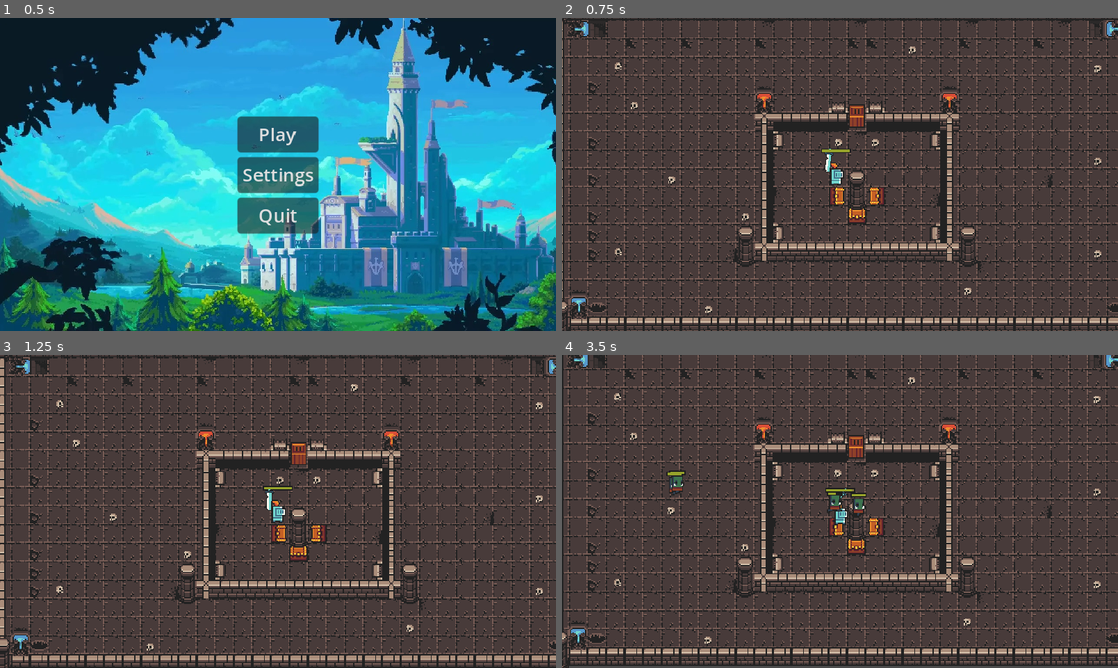
Above: before the commit, frames 1-4 (two rows, left to right).
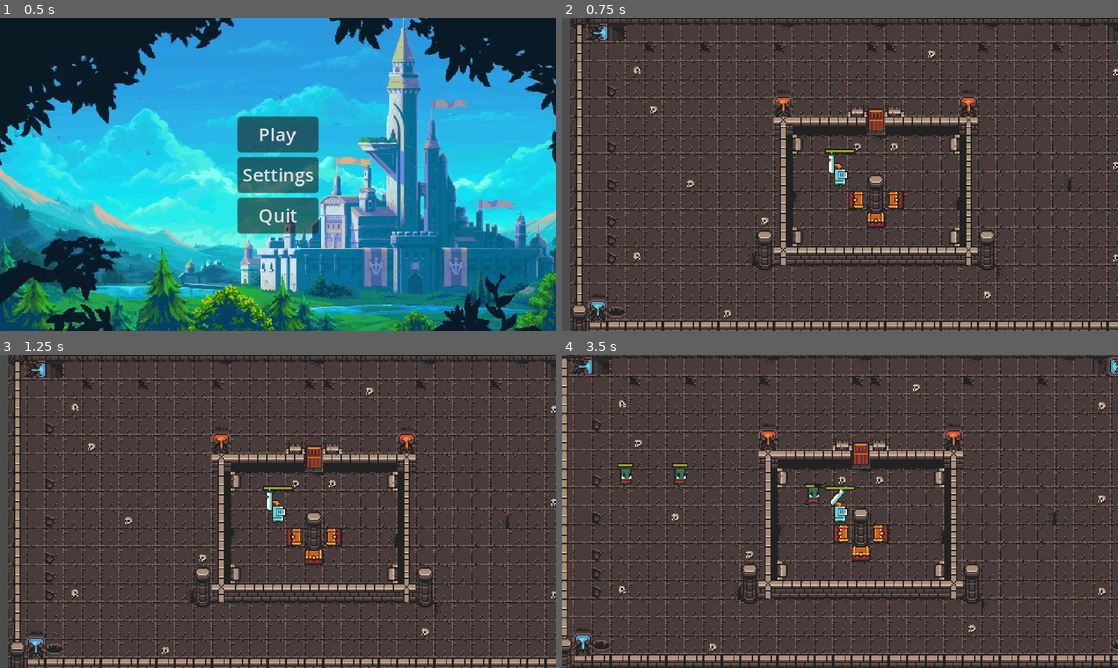
Above: after the commit, the same moments.

Repository: baieteala/simulare
Game: Godot game, scene res://scenes/Menu/Menu.tscn
The game is run twice, just before and just after one commit, with the same random seed, the same clock (stepped at 60 frames per second) and the same inputs.
Inputs (mouse positions are in pixels of both pictures, inside the frame that each line leads up to):
- Up to frame 1 (0.5 s): no input
- Up to frame 2 (0.75 s): click "Play" at 0.5 s
- Up to frame 3 (1.25 s): no input
- Up to frame 4 (3.5 s): move the mouse to (962, 495) at 1.27 s; hold D (right) 1.28-2.03 s; tap Space (ui_select) at 1.52, 2.27 s; move the mouse to (728, 527) at 2.02 s; hold S (down) 2.03-2.78 s; move the mouse to (895, 442) at 2.77 s; hold D (right) from 2.78 s (still down)

Frame 1 is identical in both runs. In frame 2, 42% of the frame differs, in the area x 0-100%, y 0-100%; in frame 3, 48%; in frame 4, 50%.

Commit message:
whole lotta changes

Diff:
--- a/proiect-simulare/Game.gd
+++ b/proiect-simulare/Game.gd
@@ -1,6 +1,6 @@
 extends Node2D
 
-@onready var pause_menu = $Player/PauseMenu
+@onready var pause_menu = $PauseMenu
 
 @onready var timer = get_node("Timer")
 var state = false
--- a/proiect-simulare/Game.tscn
+++ b/proiect-simulare/Game.tscn
@@ -1,8 +1,7 @@
-[gd_scene load_steps=5 format=3 uid="uid://d2a41nqkxmcw7"]
+[gd_scene load_steps=4 format=3 uid="uid://d2a41nqkxmcw7"]
 
 [ext_resource type="PackedScene" uid="uid://dw87yomj4hlsk" path="res://scenes/Rooms/EntryRoom.tscn" id="1_04kkj"]
 [ext_resource type="Script" path="res://Game.gd" id="1_r58b4"]
-[ext_resource type="PackedScene" uid="uid://cf3apfmjgsdjf" path="res://scenes/Characters/Player/player.tscn" id="2_qb02i"]
 [ext_resource type="PackedScene" uid="uid://cn6aqeu2v6qlb" path="res://scenes/Menu/PauseMenu.tscn" id="4_33v5x"]
 
 [node name="Game" type="Node2D"]
@@ -15,19 +14,16 @@
 [node name="NavigationRegion2D" type="NavigationRegion2D" parent="."]
 constrain_avoidance = true
 
-[node name="Player" parent="." instance=ExtResource("2_qb02i")]
-position = Vector2(98, 112)
-
-[node name="PauseMenu" parent="Player" instance=ExtResource("4_33v5x")]
+[node name="PauseMenu" parent="." instance=ExtResource("4_33v5x")]
 process_mode = 2
 visible = false
 anchors_preset = -1
 anchor_right = 0.0
 anchor_bottom = 0.0
-offset_left = 9.0
-offset_top = 9.0
-offset_right = 9.0
-offset_bottom = 9.0
+offset_left = 107.0
+offset_top = 121.0
+offset_right = 107.0
+offset_bottom = 121.0
 
 [node name="Timer" type="Timer" parent="."]
 process_callback = 0
--- a/proiect-simulare/Utils/GlobalVariables.gd
+++ b/proiect-simulare/Utils/GlobalVariables.gd
@@ -1,3 +1,17 @@
 extends Node
 
 var num_of_enemies := 0
+
+const secondRoom = preload("res://scenes/Rooms/SecondRoom.tscn")
+const bossRoom = preload("res://scenes/Rooms/BossRoom.tscn")
+var destination
+
+func goToRoom(destination):
+	var sceneToLoad
+	if destination == "SecondRoom":
+		sceneToLoad = secondRoom
+	if destination == "BossRoom":
+		sceneToLoad = bossRoom
+
+	if sceneToLoad != null:
+		get_tree().change_scene_to_packed(sceneToLoad)
--- a/proiect-simulare/scenes/Characters/Player/player.gd
+++ b/proiect-simulare/scenes/Characters/Player/player.gd
@@ -1,6 +1,9 @@
 extends Character
 
+class_name Player
+
 const second_room = preload("res://scenes/Rooms/SecondRoom.tscn")
+const boss_room = preload("res://scenes/Rooms/BossRoom.tscn")
 @onready var sword: Node2D = get_node("Sword")
 @onready var sword_animation: AnimationPlayer = sword.get_node("SwordAnimation")
 @onready var sword_hitbox: Area2D = get_node("Sword/Node2D/Sprite/Hitbox")
@@ -60,8 +63,15 @@
 
 
 func _on_area_2d_area_entered(area):
+	# TODO trebuie sa rezolvi cumva aici, sa faci in asa fel incat sa poti sa te duci si la a 3-a camera
+	# get_tree().get_current_scene().get_name() returneaza 'Game' for some reason, desi ma asteptam
+	# sa returneze EntryRoom. Poate ii dai de cap
 	print("am intrat, nr de mobi: ", GlobalVariables.num_of_enemies)
 	if GlobalVariables.num_of_enemies == 0 and area.is_in_group("go_to_second_room"):
 		TransitionScene.transition()
 		await TransitionScene.on_transition_finished
+		#if get_tree().get_current_scene() == $"res://scenes/Rooms/EntryRoom.tscn":
 		get_tree().change_scene_to_packed(second_room)
+		#else:
+			#print(get_tree().get_current_scene().get_name())
+			#get_tree().change_scene_to_packed(boss_room)
--- a/proiect-simulare/scenes/Menu/PauseMenu.gd
+++ b/proiect-simulare/scenes/Menu/PauseMenu.gd
@@ -1,6 +1,6 @@
 extends Control
 
-@onready var game = $"../../"
+@onready var game = $"../"
 
 func _on_resume_pressed():
 	game.pause()
--- /dev/null
+++ b/proiect-simulare/scenes/Other/Door.gd
@@ -0,0 +1,9 @@
+extends Area2D
+
+class_name Door
+
+@export var destination: String
+
+func _on_body_entered(body):
+	if body is Player:
+		GlobalVariables.goToRoom(destination)
--- /dev/null
+++ b/proiect-simulare/scenes/Other/Door.tscn
@@ -0,0 +1,14 @@
+[gd_scene load_steps=3 format=3 uid="uid://b0sh6q3aum0jl"]
+
+[ext_resource type="Script" path="res://scenes/Other/Door.gd" id="1_d0wkd"]
+
+[sub_resource type="RectangleShape2D" id="RectangleShape2D_p8pt7"]
+size = Vector2(29, 28)
+
+[node name="Door" type="Area2D"]
+script = ExtResource("1_d0wkd")
+
+[node name="CollisionShape2D" type="CollisionShape2D" parent="."]
+shape = SubResource("RectangleShape2D_p8pt7")
+
+[connection signal="body_entered" from="." to="." method="_on_body_entered"]
--- /dev/null
+++ b/proiect-simulare/scenes/Rooms/BossRoom.tscn
@@ -0,0 +1,13 @@
+[gd_scene load_steps=2 format=3 uid="uid://dnev3nxgbwvfq"]
+
+[sub_resource type="CircleShape2D" id="CircleShape2D_lgn3g"]
+radius = 8.06226
+
+[node name="BossRoom" type="Area2D"]
+
+[node name="Area2D" type="Area2D" parent="." groups=["go_to_second_room"]]
+position = Vector2(36, 23)
+
+[node name="CollisionShape2D" type="CollisionShape2D" parent="Area2D"]
+position = Vector2(-12, -15)
+shape = SubResource("CircleShape2D_lgn3g")
--- a/proiect-simulare/scenes/Rooms/EntryRoom.gd
+++ b/proiect-simulare/scenes/Rooms/EntryRoom.gd
@@ -4,6 +4,7 @@
 var number_of_enemies := 0
 var time_passed : float = 0
 @onready var game = get_parent()
+@onready var thisRoom = $"."
 # Called when the node enters the scene tree for the first time.
 func _ready():
 	print(GlobalVariables.num_of_enemies)
@@ -29,7 +30,7 @@
 	# putem sa spawnam altfel cand om avea si alti monstrii :)))
 	var orc := orc_scene.instantiate()
 	orc.position = Vector2(randf_range(0,500),100)
-	game.add_child(orc)
+	thisRoom.add_child(orc)
 	GlobalVariables.num_of_enemies += 1
 
 
--- a/proiect-simulare/scenes/Rooms/EntryRoom.tscn
+++ b/proiect-simulare/scenes/Rooms/EntryRoom.tscn
@@ -1,10 +1,12 @@
-[gd_scene load_steps=17 format=3 uid="uid://dw87yomj4hlsk"]
+[gd_scene load_steps=19 format=3 uid="uid://dw87yomj4hlsk"]
 
 [ext_resource type="Script" path="res://scenes/Rooms/EntryRoom.gd" id="1_27g8j"]
 [ext_resource type="Texture2D" uid="uid://53yi7dbmgwro" path="res://art/tiles_simulare/atlas_floor-16x16.png" id="1_jsgui"]
 [ext_resource type="Texture2D" uid="uid://de7q2a2jktl6y" path="res://art/tiles_simulare/0x72_DungeonTilesetII_v1.7.png" id="2_ph5yd"]
 [ext_resource type="Texture2D" uid="uid://c0y3nstwkewjo" path="res://art/tiles_simulare/atlas_walls_high-16x32.png" id="3_n3kjb"]
 [ext_resource type="Texture2D" uid="uid://0cpb2dqja1cb" path="res://art/tiles_simulare/atlas_walls_low-16x16.png" id="4_31s8j"]
+[ext_resource type="PackedScene" uid="uid://cf3apfmjgsdjf" path="res://scenes/Characters/Player/player.tscn" id="6_khjlb"]
+[ext_resource type="PackedScene" uid="uid://b0sh6q3aum0jl" path="res://scenes/Other/Door.tscn" id="7_wldlo"]
 
 [sub_resource type="TileSetAtlasSource" id="TileSetAtlasSource_kvgwi"]
 texture = ExtResource("1_jsgui")
@@ -5173,3 +5175,12 @@
 [node name="CollisionShape2D" type="CollisionShape2D" parent="Area2D"]
 position = Vector2(-12, -15)
 shape = SubResource("CircleShape2D_ogivb")
+
+[node name="Player" parent="." instance=ExtResource("6_khjlb")]
+position = Vector2(217, 126)
+
+[node name="Door" parent="." instance=ExtResource("7_wldlo")]
+position = Vector2(24, 8)
+destination = "SecondRoom"
+
+[editable path="Door"]
--- a/proiect-simulare/scenes/Rooms/SecondRoom.tscn
+++ b/proiect-simulare/scenes/Rooms/SecondRoom.tscn
@@ -1,10 +1,12 @@
-[gd_scene load_steps=16 format=3 uid="uid://dg4i6t8gws5r1"]
+[gd_scene load_steps=18 format=3 uid="uid://dg4i6t8gws5r1"]
 
 [ext_resource type="Script" path="res://scenes/Rooms/EntryRoom.gd" id="1_ro2ft"]
+[ext_resource type="PackedScene" uid="uid://b0sh6q3aum0jl" path="res://scenes/Other/Door.tscn" id="1_t54hf"]
 [ext_resource type="Texture2D" uid="uid://53yi7dbmgwro" path="res://art/tiles_simulare/atlas_floor-16x16.png" id="2_05pc4"]
 [ext_resource type="Texture2D" uid="uid://de7q2a2jktl6y" path="res://art/tiles_simulare/0x72_DungeonTilesetII_v1.7.png" id="3_lkdcq"]
 [ext_resource type="Texture2D" uid="uid://c0y3nstwkewjo" path="res://art/tiles_simulare/atlas_walls_high-16x32.png" id="4_pw600"]
 [ext_resource type="Texture2D" uid="uid://0cpb2dqja1cb" path="res://art/tiles_simulare/atlas_walls_low-16x16.png" id="5_mokkb"]
+[ext_resource type="PackedScene" uid="uid://cf3apfmjgsdjf" path="res://scenes/Characters/Player/player.tscn" id="6_14lly"]
 
 [sub_resource type="TileSetAtlasSource" id="TileSetAtlasSource_kvgwi"]
 texture = ExtResource("2_05pc4")
@@ -5172,3 +5174,10 @@
 tile_set = SubResource("TileSet_3s42l")
 format = 2
 layer_0/tile_data = PackedInt32Array(0, 65539, 0, 65536, 3, 0, 917504, 3, 0, 983040, 3, 0, 1048576, 65539, 2, 1, 3, 3,  …(2769 unchanged characters)…
+
+[node name="Player" parent="." instance=ExtResource("6_14lly")]
+position = Vector2(78, 222)
+
+[node name="BossDoor" parent="." instance=ExtResource("1_t54hf")]
+position = Vector2(442, 42)
+destination = "BossRoom"
